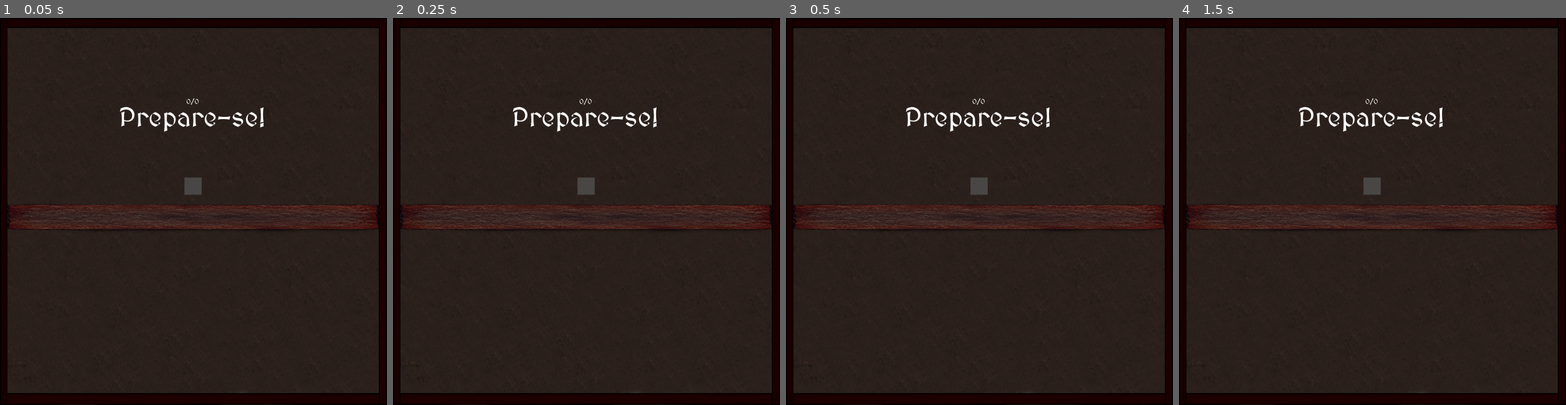
Above: before the commit, frames 1-4 (left to right).
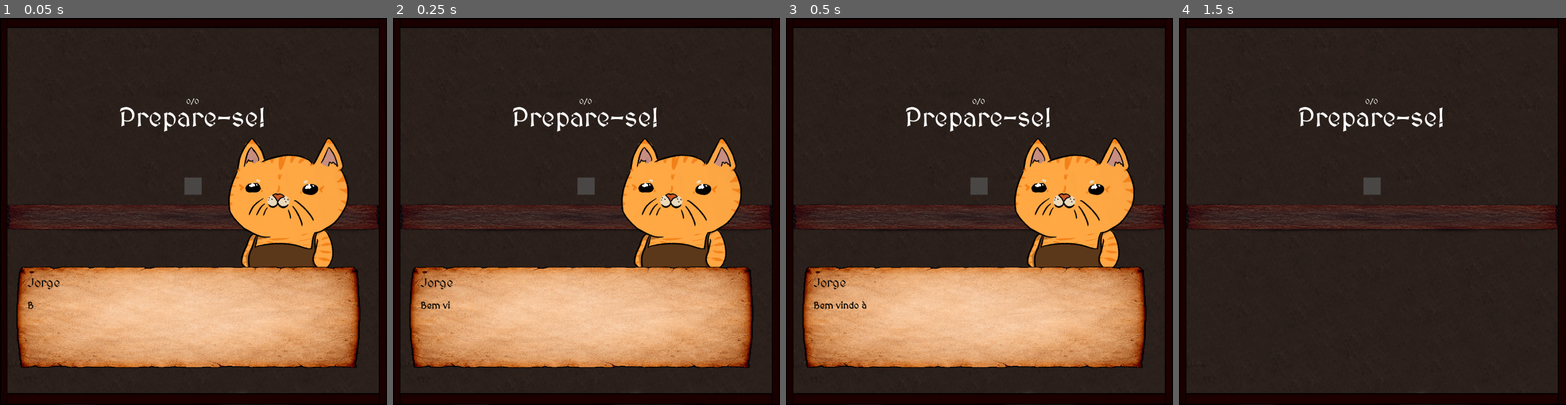
Above: after the commit, the same moments.

Repository: VitaumOS/Jogo_IC-Godot
Game: Godot game, scene res://scene/Forja_Ritmo.tscn
Two runs of this game, one before a commit and one after it. Both use one fixed random seed, a clock stepped at 60 frames per second and the inputs below. This scene is started directly instead of the project's main scene.
Inputs (mouse positions are in pixels of both pictures, inside the frame that each line leads up to):
- Up to frame 1 (0.05 s): no input
- Up to frame 2 (0.25 s): no input
- Up to frame 3 (0.5 s): no input
- Up to frame 4 (1.5 s): tap Enter (ui_accept) at 0.5, 0.77, 1.25 s; move the mouse to (1457, 192) at 0.52 s; click (1457, 192) at 0.67 s; move the mouse to (1295, 230) at 1.27 s; click (1295, 230) at 1.42 s

The runs differ from the first frame. In frame 1, 31% of the frame differs, in the area x 4-94%, y 30-91%; in frame 2, 31%; in frame 3, 30%; in frame 4, nothing differs.

Commit message:
Arrumando jogo de ritmo
Agora ele tem um breve tutorial e foi substituido o WASD por setas. Você joga pela seta agora

Diff:
--- a/data_json/dialogos.json
+++ b/data_json/dialogos.json
@@ -109,6 +109,8 @@
     }
   ],
 
+
+
   "primeiro_contrato_escolhido1": [
     {
       "nome": "Jorge",
@@ -170,7 +172,7 @@
       "nome": "Jorge",
       "retrato": "res://Sprite/gatinhos/NekoJorge.png",
       "coordenada": [615, 450],
-      "texto": "É normal desperdiçar, as vezes o padrão de corte que você vai usar vai ultrapassar o limite, mas é sempre bom evitar e fazer escolhas mais econômicas!"
+      "texto": "É normal desperdiçar, as vezes o molde que você vai usar vai ultrapassar o limite, mas é sempre bom evitar e fazer escolhas mais econômicas!"
     }
   ],
 
@@ -195,7 +197,20 @@
     }
   ],
 
-
+  "primeira_forja":[
+    {
+      "nome": "Jorge",
+      "retrato": "res://Sprite/gatinhos/NekoJorge.png",
+      "texto": "Bem vindo à Fornalha! Aqui você irá criar as armas do seu contrato!"
+    },
+
+    {
+      "nome": "Jorge",
+      "retrato": "res://Sprite/gatinhos/NekoJorge.png",
+      "texto": "Tudo o que você tem que fazer é apertar a tecla no tempo certo para fazer a arma! Utilize as setas do seu teclado para isso."
+    }
+
+  ],
 
   "2": [
     {
--- a/pulp_solution.json
+++ b/pulp_solution.json
@@ -1,7 +1,8 @@
 {
     "status": "Optimal",
-    "chapas_usadas": 2,
+    "chapas_usadas": 3,
     "plano_corte": {
-        "Padrao_1": 2
+        "Padrao_2": 1,
+        "Padrao_3": 2
     }
 }
--- a/scene/Forja_Ritmo.tscn
+++ b/scene/Forja_Ritmo.tscn
@@ -4,6 +4,7 @@
 [ext_resource type="Texture2D" uid="uid://cx1kycxphclcy" path="res://images/background.png" id="2_ooc03"]
 [ext_resource type="Texture2D" uid="uid://ukp4n3dlw7r8" path="res://images/cobre.png" id="3_sd6ah"]
 [ext_resource type="PackedScene" uid="uid://bf7ivebfxw2wm" path="res://scene/aux_scene/Cena_peca_ritmo.tscn" id="4_4vvbd"]
+[ext_resource type="PackedScene" uid="uid://dnci0t7lpn3u5" path="res://scene/aux_scene/SistemaDialogo.tscn" id="5_6ar0e"]
 
 [sub_resource type="RectangleShape2D" id="RectangleShape2D_sd6ah"]
 size = Vector2(40, 40)
@@ -76,3 +77,5 @@
 text = "0/40"
 horizontal_alignment = 1
 vertical_alignment = 1
+
+[node name="Dialogo" parent="." unique_id=477801998 instance=ExtResource("5_6ar0e")]
--- a/scene/aux_scene/Cena_peca_ritmo.tscn
+++ b/scene/aux_scene/Cena_peca_ritmo.tscn
@@ -17,10 +17,11 @@
 
 [node name="Letra" type="Label" parent="AreaLetra" unique_id=582828041]
 offset_left = -20.0
-offset_top = -8.0
+offset_top = -22.98
 offset_right = 20.0
-offset_bottom = 11.0
-text = "A"
+offset_bottom = 18.02
+theme_override_font_sizes/font_size = 30
+text = "↑"
 horizontal_alignment = 1
 vertical_alignment = 1
 metadata/_edit_use_anchors_ = true
--- a/script/Forja_Ritmo.gd
+++ b/script/Forja_Ritmo.gd
@@ -10,7 +10,14 @@
 
 const VELOCIDADE_BASE = 350.0
 const ESPACAMENTO_BASE = 320.0
-const TECLAS = ["W", "A", "S", "D"]
+const TECLAS = ["Up", "Left", "Down", "Right"]
+const SIMBOLOS_SETAS = {
+	"Up": "↑",
+	"Left": "←",
+	"Down": "↓",
+	"Right": "→"
+}
+
 const OFFSET_Y_SEGUNDA_ESTEIRA = 80.0
 
 var velocidade_atual = 0.0
@@ -18,6 +25,7 @@
 var acertos = 0
 var total_pecas = 0
 var modo_duas_esteiras = false
+var em_tutorial: bool = false
 
 func _ready():
 	var lista_nomes = Global.armas_na_esteira_atual
@@ -27,11 +35,21 @@
 	modo_duas_esteiras = total_pecas > 30
 	_configurar_dificuldade()
 
-	# Duplica o fundo da esteira caso o modo duplo esteja ativo
 	if modo_duas_esteiras:
 		_duplicar_esteira_fundo()
 
 	_inicializar_esteiras(lista_nomes)
+	if !Global.finalizou_tutorial_forja:
+		_checar_tutorial_forja()
+
+func _checar_tutorial_forja():
+	em_tutorial = true
+	Global._verificar_gatilho_tutorial("primeira_forja")
+
+	var node_dialogo = get_node("/root/Dialogo")
+	await node_dialogo.dialogo_encerrado
+	em_tutorial = false
+	Global.finalizou_tutorial_forja = true
 
 func _configurar_dificuldade():
 	var multiplicador = 1.0 + (Global.dia_atual - 1) * 0.02
@@ -74,7 +92,7 @@
 
 	if linha_principal:
 		var tecla_sorteada = TECLAS[randi() % TECLAS.size()]
-		lbl.text = tecla_sorteada
+		lbl.text = SIMBOLOS_SETAS.get(tecla_sorteada, tecla_sorteada)
 		area_letra.set_meta("tecla", tecla_sorteada)
 	else:
 		lbl.text = ""
@@ -83,12 +101,16 @@
 			container.modulate = esteira.modulate
 
 func _process(delta):
+	if em_tutorial: return
+
 	for peca in armas_na_fila:
 		peca.position.x -= velocidade_atual * delta
 		if peca.position.x < area_alvo.position.x - 150:
 			_remover_par_por_limite(peca)
 
 func _input(event):
+	if em_tutorial: return
+
 	if event is InputEventKey and event.is_pressed() and not event.is_echo():
 		var tecla_pressionada = OS.get_keycode_string(event.get_keycode_with_modifiers())
 		if tecla_pressionada in TECLAS:
@@ -122,7 +144,6 @@
 
 	if modo_duas_esteiras:
 		_remover_par_de_baixo_associado(peca_principal)
-
 	_efeito_fade_e_remover(peca_principal, sucesso)
 
 func _remover_par_de_baixo_associado(peca_principal: Node2D):
--- a/script/Loja.gd
+++ b/script/Loja.gd
@@ -64,5 +64,5 @@
 	if Global.remover_dinheiro(item.preco):
 		Global.padroes_desbloqueados.append(item)
 		botao.disabled = true; botao.text = "Adquirido"; $UI/Info.atualizar()
-		label_feedback.text = "Padrão desbloqueado!"
+		label_feedback.text = "Molde desbloqueado!"
 	else: label_feedback.text = "Saldo insuficiente!"
--- a/script/global.gd
+++ b/script/global.gd
@@ -23,6 +23,7 @@
 var finalizou_treino = false
 var finalizou_primeiro_contrato = false
 var finalizou_tutorial_primeiro_contrato = false
+var finalizou_tutorial_forja = false
 
 var chapas_usadas_pelo_jogador: int = 0
 var ultimo_desempenho_ritmo: float = -1.0
